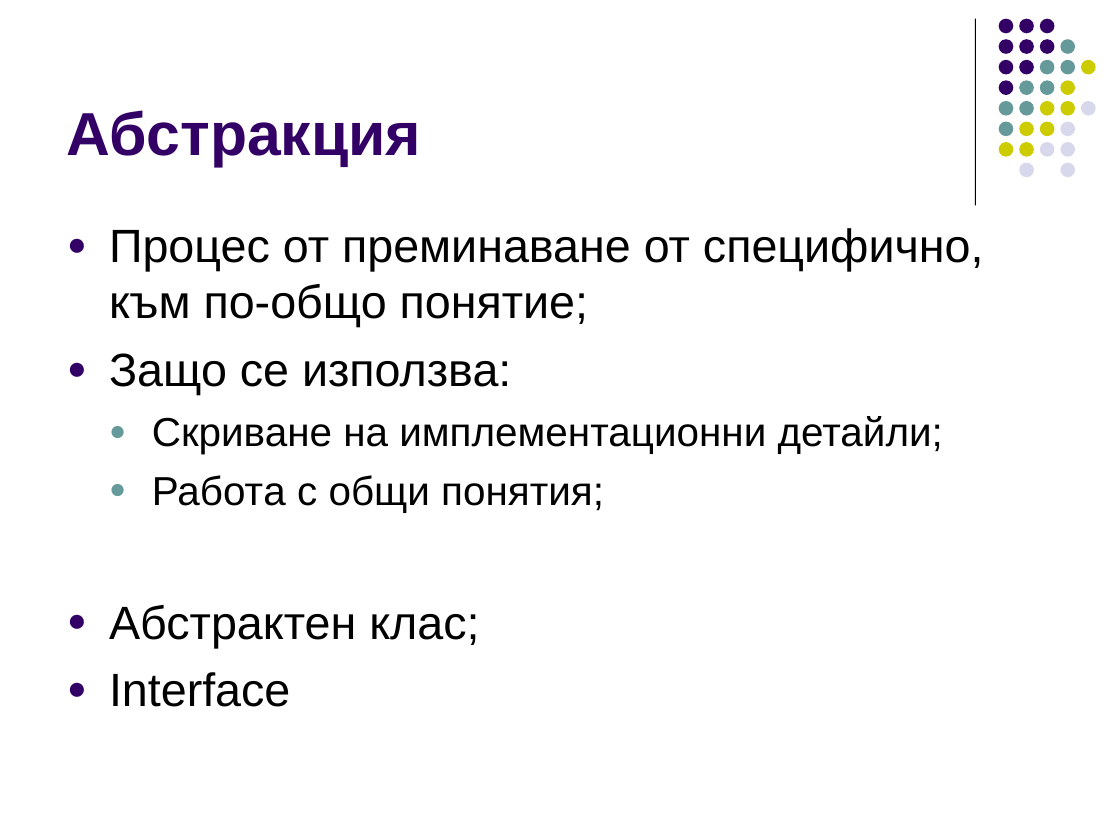
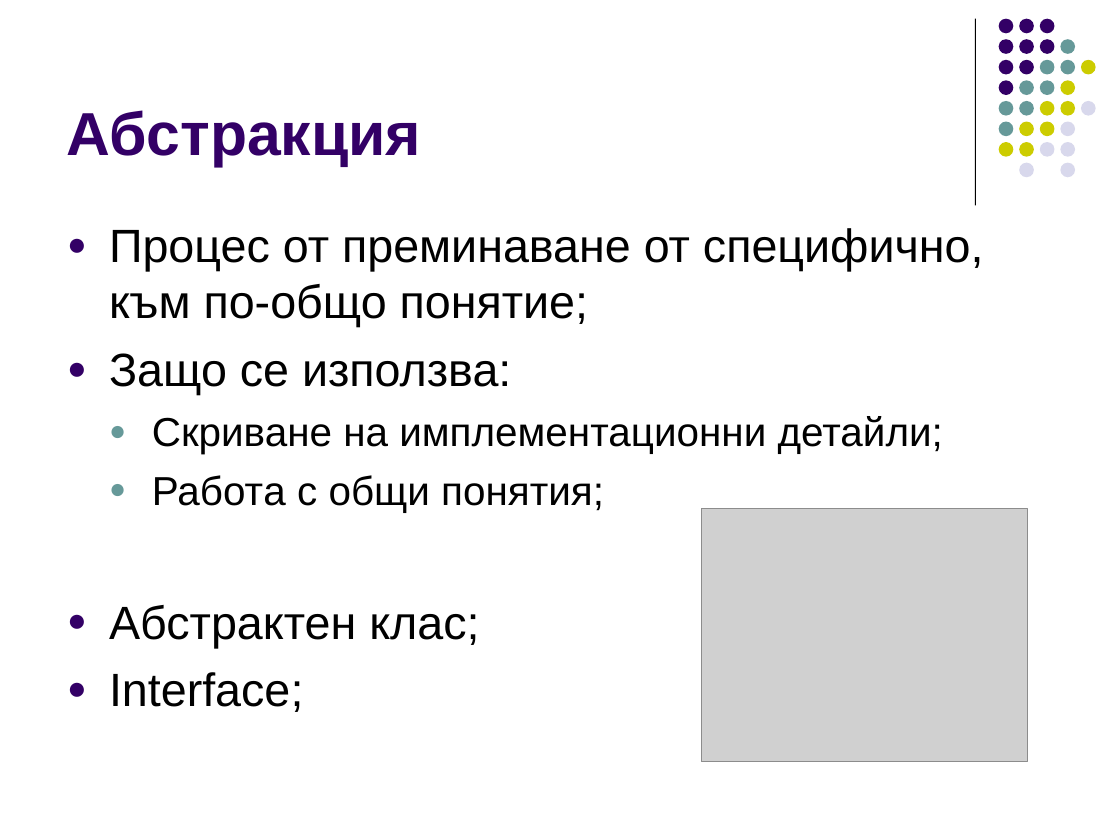
Before and after one commit to ivorusev/startup-factory-java-course, a slide deck: slide 12 of 2-OOP.ppt. Drawn at 1120x840 pixels with LibreOffice and Linux fonts; fonts in the diff are those of the drawing; grey boxes stand for pictures. Boxes give left, top, right and bottom in pixels: in the first picture for what was removed or moved away, otherwise in the second. Text is boxed around its words. In the diff, an @@ line names an element or a change of style, - is before the commit and + after.

```diff
--- a/2-OOP.ppt
+++ b/2-OOP.ppt
@@ picture added at [701,508,1027,762] @@
@@ text at [109,672,304,712]: text changed @@
-● Interface
+● Interface;
```
Also in this commit, not shown: 5 other slides changed, 1 slide added.
